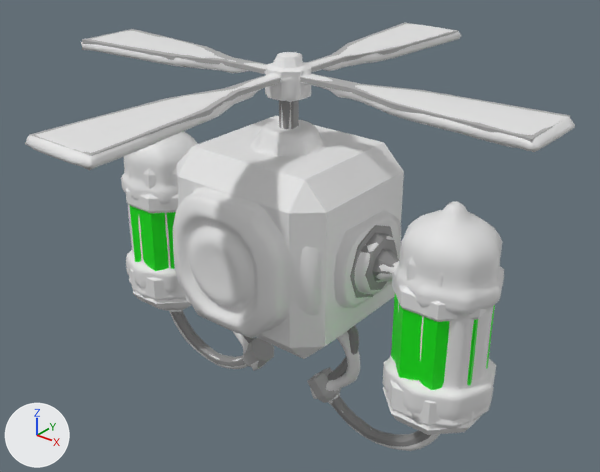
The FBX model Assets/Models/boom-bot.fbx as it was, and as the next commit left it.
Before and after are seen from a 50 mm camera at (1.82, -2.21, 1.43) aimed at (0.02, 0.04, 0.04). Arrows for +X, +Y and +Z are at lower left; the lights stay in place. Where no turn or scale is listed for an object, it has been applied to the vertices.
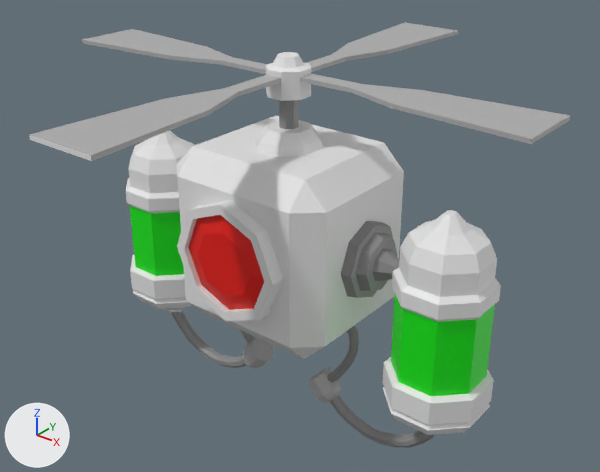
The change, as a diff of the scene's bpy script:
```diff
--- a/Assets/Models/boom-bot.fbx.py
+++ b/Assets/Models/boom-bot.fbx.py
@@ me_cylinder_005 @@
 me_cylinder_005.from_pydata(...)  # 720 vertices, 684 faces; spans x -1.16..0.55, y -0.18..0.18, z -0.47..0.58
 # used by ob_cylinder_004; location = (0.302, 0.0, -0.247)
+# me_cylinder_005 part 1: the loose piece of 240 vertices spanning x -0.19..0.55, y -0.18..0.18, z -0.47..0.58 is deleted
+# me_cylinder_005 part 2: the loose piece of 64 vertices spanning x -0.12..0.03, y -0.02..0.02, z -0.3..0.03 is deleted
+# me_cylinder_005 part 3: the loose piece of 56 vertices spanning x 0.03..0.25, y -0.15..0.15, z 0.15..0.46 is deleted
 me_cylinder_005.materials.append(mat_primary)
@@ me_cylinder_008 @@
+me_cylinder_008.from_pydata(...)  # 360 vertices, 342 faces; spans x -0.194..0.553, y -0.179..0.179, z -0.467..0.581
+# faces by material slot: [129, 180, 25, 8]
+me_cylinder_008.materials.append(mat_primary)  # white #e7e7e7
+me_cylinder_008.materials.append(mat_secondary)  # grey #8b8b8b
+me_cylinder_008.materials.append(mat_tertiary)  # grey #aeaeae
+me_cylinder_008.materials.append(mat_gas)  # green #00e707
@@ ob_input @@
-ob_input = bpy.data.objects.new('input', me_input)
-ob_input.location = (0.0, 0.0, 0.0)
@@ ob_cylinder_002 @@
+ob_cylinder_002 = bpy.data.objects.new('Cylinder.002', me_cylinder_008)
+ob_cylinder_002.location = (0.302, 0.0, -0.247)
```

Boxes (x1, y1, x2, y2) around the edits, measured in the pictures (600 x 472 px):
'input', deleted: before (25, 24, 575, 451)
'Cylinder.002', added: after (307, 210, 501, 448)
    faces in mat_primary (white #e7e7e7): (383, 210, 501, 435)
    faces in mat_gas (green #00e707): (391, 294, 495, 396)
    faces in mat_secondary (grey #8b8b8b): (328, 221, 436, 448)
    faces in mat_tertiary (grey #aeaeae): (307, 367, 341, 403)
part 1 of me_cylinder_005, deleted: before (307, 247, 495, 446)
part 2 of me_cylinder_005, deleted: before (328, 325, 359, 381)
part 3 of me_cylinder_005, deleted: before (350, 225, 399, 298)
'Cylinder', unchanged, uncovered by the edit: before (29, 22, 570, 156); after (29, 22, 570, 161)
'Cylinder.006', unchanged, uncovered by the edit: before (255, 100, 323, 156); after (255, 100, 324, 156)
